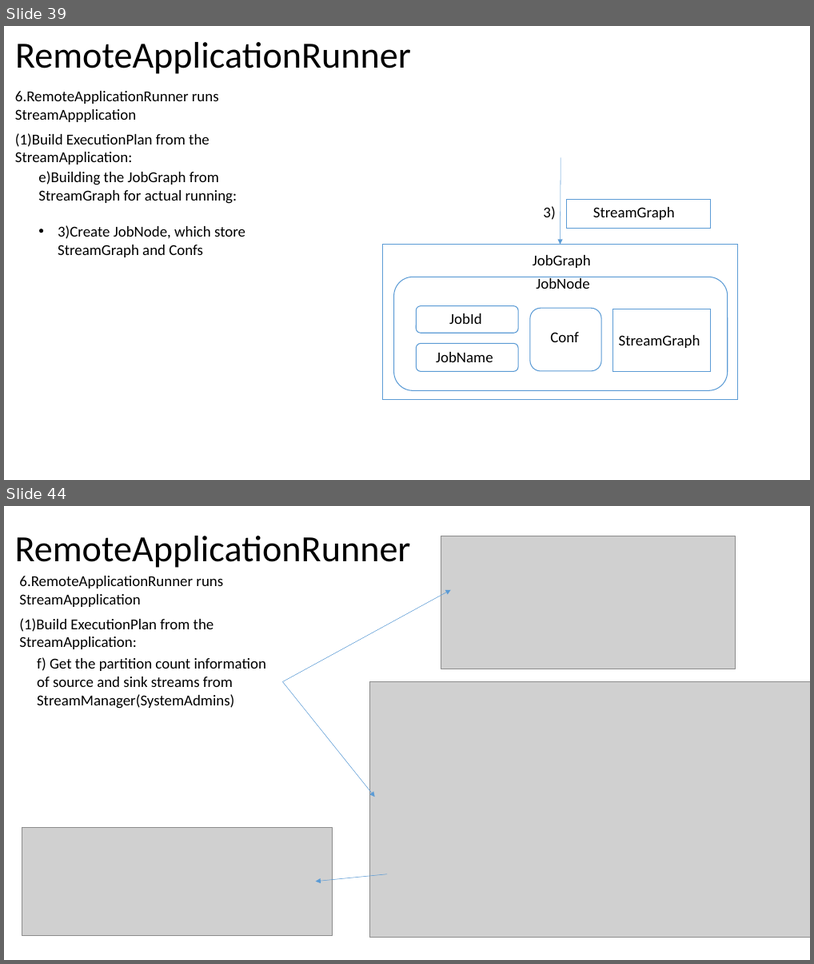
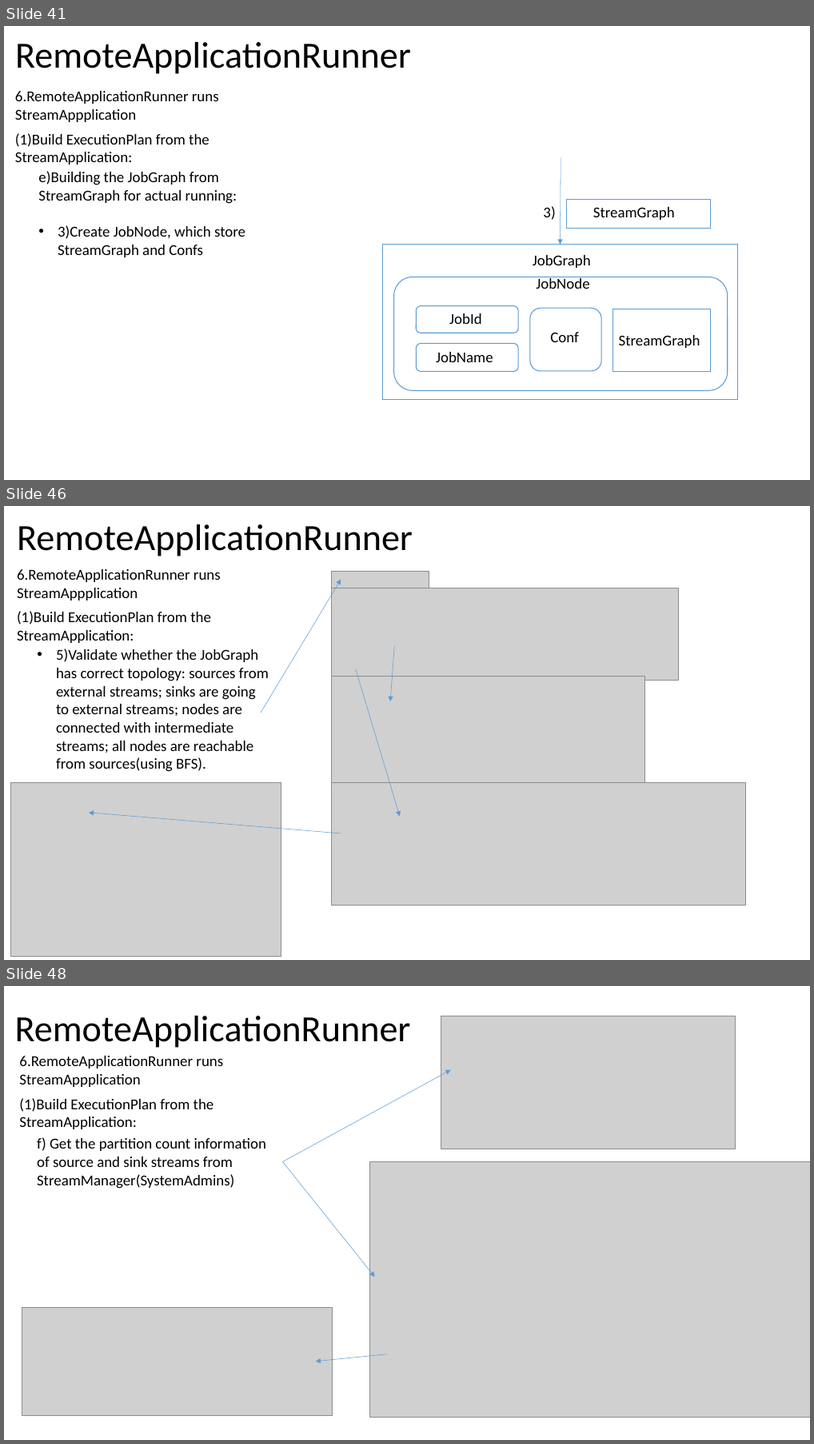
Before and after one commit to Swrrt/Samza-Documents, a slide deck: Documentation/SamzaStructure.pptx. Shown one above the other, each under a label of ours: slides 39 and 44 before the commit, slides 41, 46 and 48 after it; the slides between them are not shown. The pictures are 814x964 and 814x1444 pixels, drawn with LibreOffice and Linux fonts; fonts in the diff are those of the drawing; grey boxes stand for pictures. Boxes give left, top, right and bottom in pixels: in the first picture for what was removed or moved away, otherwise in the second. Text is boxed around its words. In the diff, an @@ line names an element or a change of style, - is before the commit and + after.

```diff
--- a/Documentation/SamzaStructure.pptx
+++ b/Documentation/SamzaStructure.pptx
@@ slide 46 added at <box>4,506,810,960</box>, background #FFFFFF @@
@@ title added at <box>17,524,413,556</box>, 44 pt, text #000000 @@
+RemoteApplicationRunner
@@ text added at <box>17,569,221,600</box>, 18 pt, text #000000 @@
+6.RemoteApplicationRunner runs StreamAppplication
@@ picture added at <box>331,571,429,588</box> @@
@@ arrow added from (261, 712) to (341, 579), #5B9BD5 0.5 pt @@
@@ picture added at <box>331,588,679,680</box> @@
@@ text added at <box>17,611,211,643</box>, 18 pt, text #000000 @@
+(1)Build ExecutionPlan from the StreamApplication:
@@ text added at <box>56,648,269,772</box>, 18 pt, text #000000 @@
+• 5)Validate whether the JobGraph has correct topology: sources from external streams; sinks are going to external streams; nodes are connected with intermediate streams; all nodes are reachable from sources(using BFS).
@@ arrow added from (394, 646) to (390, 701), #5B9BD5 0.5 pt @@
@@ arrow added from (356, 668) to (400, 816), #5B9BD5 0.5 pt @@
@@ picture added at <box>331,676,646,783</box> @@
@@ picture added at <box>10,783,281,956</box> @@
@@ picture added at <box>331,783,746,905</box> @@
@@ arrow added from (341, 833) to (89, 812), #5B9BD5 0.5 pt @@
@@ what was slide 39 is now slide 41 @@
@@ what was slide 44 is now slide 48 @@
```
Also in this commit, not shown: 4 slides changed, 4 other slides added.
